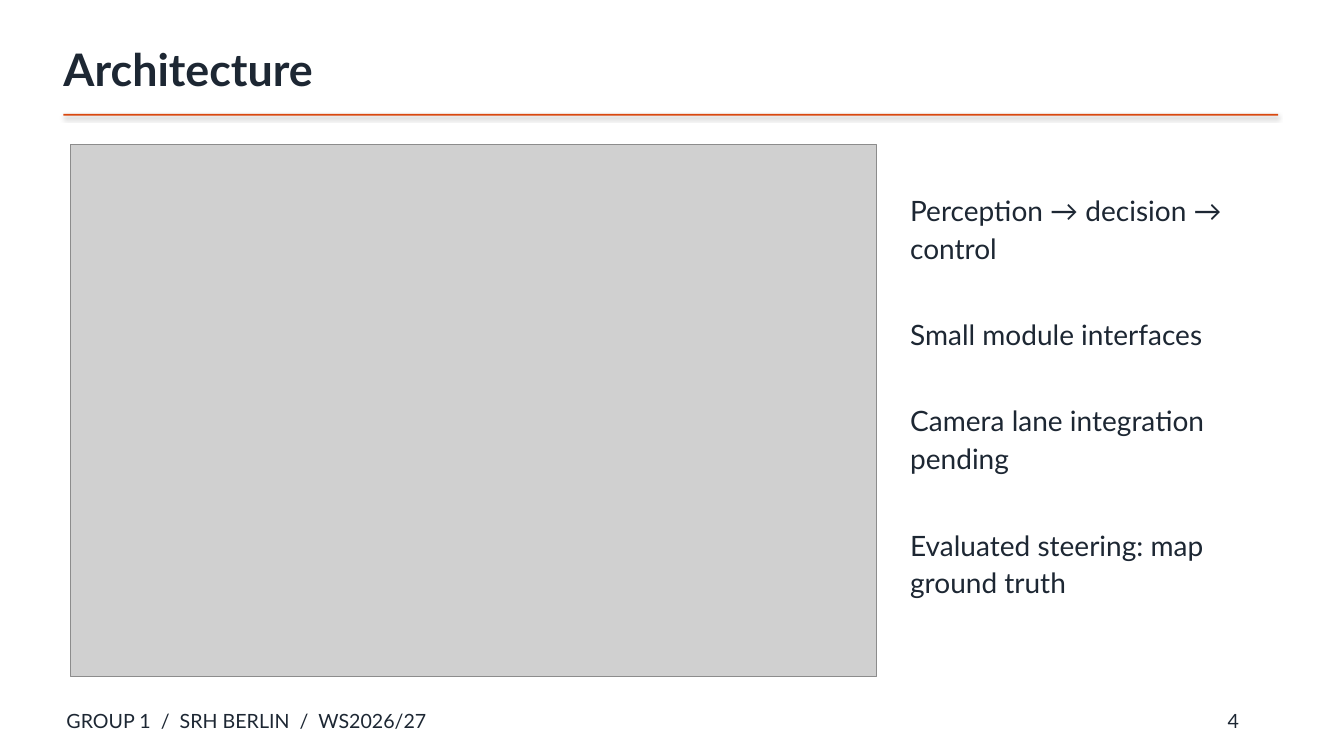
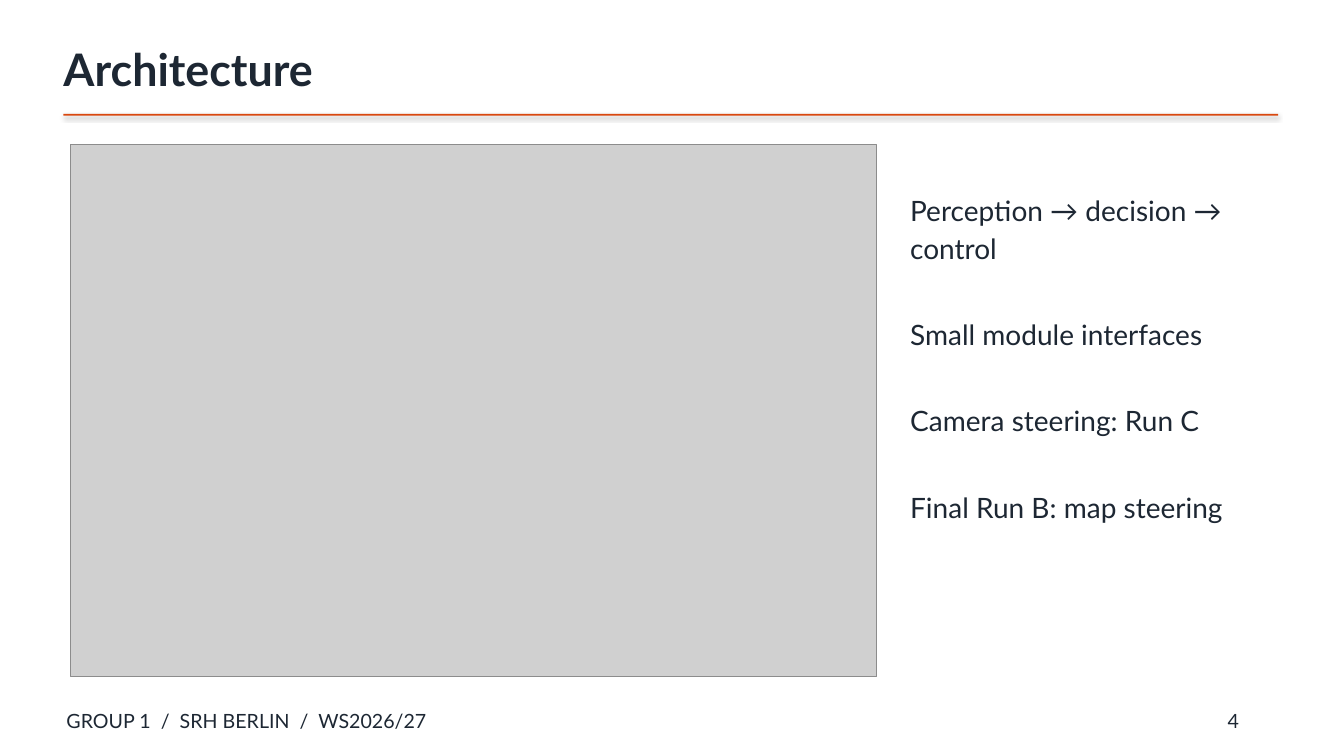
Before and after one commit to auto-m8te/carla-av-group1, a slide deck: slide 4 of report/Group1_Presentation.pptx. Drawn at 1344x756 pixels with LibreOffice and Linux fonts; fonts in the diff are those of the drawing; grey boxes stand for pictures. Boxes give left, top, right and bottom in pixels: in the first picture for what was removed or moved away, otherwise in the second. Text is boxed around its words. In the diff, an @@ line names an element or a change of style, - is before the commit and + after.

```diff
--- a/report/Group1_Presentation.pptx
+++ b/report/Group1_Presentation.pptx
@@ text at (910, 410, 1223, 523): text changed @@
-Camera lane integration pending
-Evaluated steering: map ground truth
+Camera steering: Run C
+Final Run B: map steering
```
Also in this commit, not shown: 3 other slides changed, 7 slides added, 5 slides removed, 16 other files.
